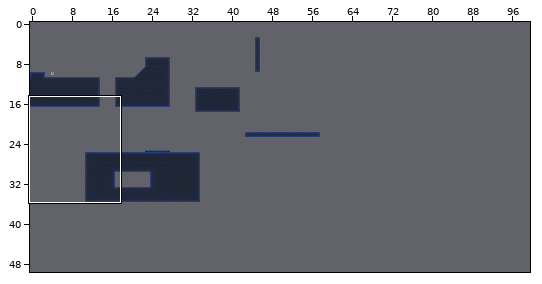
Tiled map, stored at data/levels/level_0.tmx. The picture above shows the old version from afar; the outline marks the close-up.
Close-up. Before the commit:
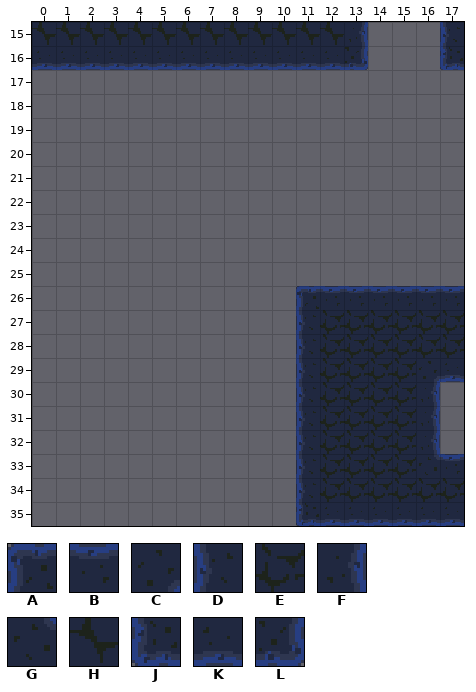
Cells are 16x16 px. Shown: x 0..17, y 15..35. The commit also changed other parts of the map, which this record leaves out.
Key: from "main_tile": A 0, B 1, C 4, D 8, E 9, F 10, G 12, H 14, J 16, K 17, L 18.
_ is an empty cell.
Layers that did not change in this view are not listed.
Layer "Terrain" before, first column x 0:
15 HHHHHHHHHHHHHF___D
16 KKKKKKKKKKKKKL___J
17 __________________
18 __________________
19 __________________
20 __________________
21 __________________
22 __________________
23 __________________
24 __________________
25 __________________
26 ___________ABBBBBB
27 ___________DEEEEEE
28 ___________DEEEEEE
29 ___________DEEEECK
30 ___________DEEEEF_
31 ___________DEEEEF_
32 ___________DEEEEF_
33 ___________DEEEEGB
34 ___________DEEEEEE
35 ___________JKKKKKK
After:
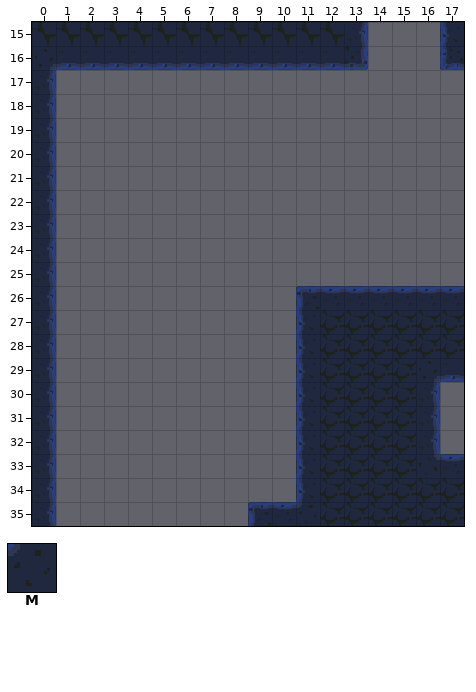
Further tiles: from "main_tile": M 13.
Diff:
Layer "Terrain":
Tile A now appears in row 35 at x 9.
Tile B now appears in row 35 at x 10.
The author changed tile K to tile C in row 16 at x 0.
The author changed tile K to tile E in row 35 at x 12 to 17.
Tile F now appears in rows 17 to 35 at x 0.
The author changed tile J to tile M in row 35 at x 11.
